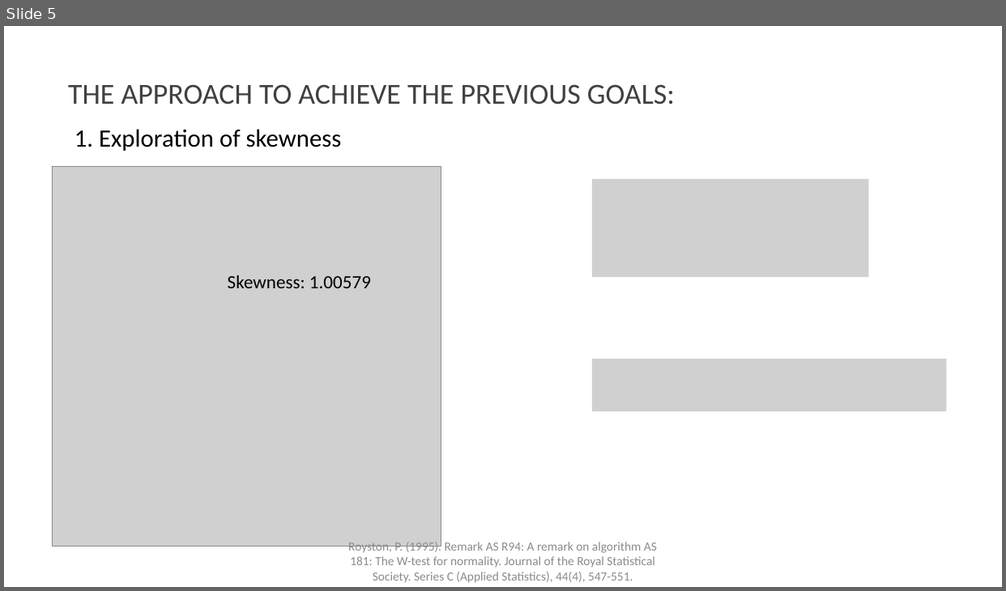
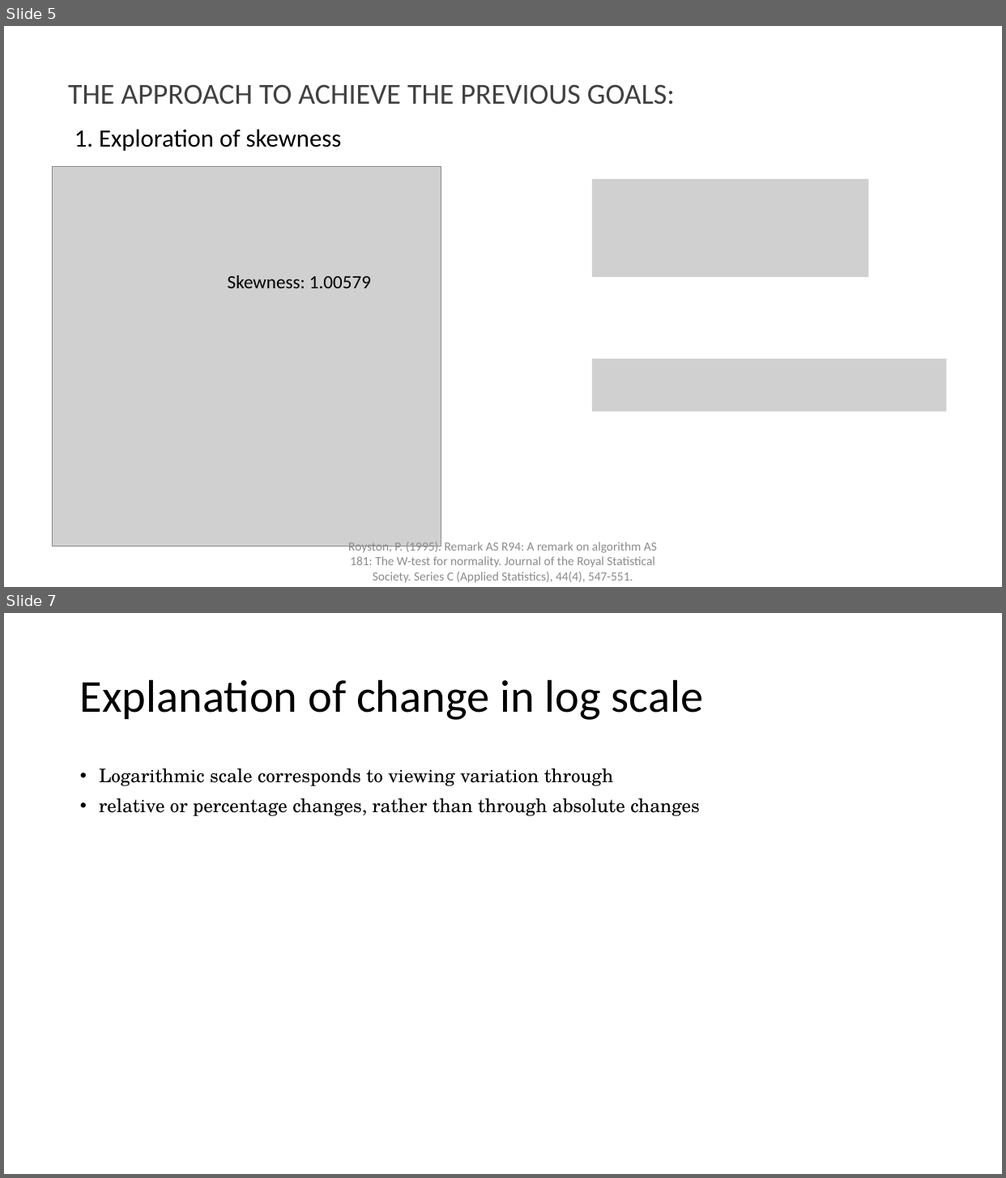
Before and after one commit to gisynw/geog-247, a slide deck: docs/Lectures/Week04/Week04_BivariateRegression_Part02.pptx. Shown one above the other, each under a label of ours: slide 5 before the commit, slides 5 and 7 after it; the slides between them are not shown. The pictures are 1006x591 and 1006x1178 pixels, drawn with LibreOffice and Linux fonts; fonts in the diff are those of the drawing; grey boxes stand for pictures. Boxes give left, top, right and bottom in pixels: in the first picture for what was removed or moved away, otherwise in the second. Text is boxed around its words. In the diff, an @@ line names an element or a change of style, - is before the commit and + after.

```diff
--- a/docs/Lectures/Week04/Week04_BivariateRegression_Part02.pptx
+++ b/docs/Lectures/Week04/Week04_BivariateRegression_Part02.pptx
@@ slide 7 added at (x1=4, y1=613, x2=1002, y2=1174), background #FFFFFF @@
@@ title added at (x1=80, y1=679, x2=704, y2=720), 44 pt, text #000000 @@
+Explanation of change in log scale
@@ text added at (x1=99, y1=769, x2=700, y2=816), 18 pt, text #000000 @@
+• Logarithmic scale corresponds to viewing variation through
+• relative or percentage changes, rather than through absolute changes
```
Also in this commit, not shown: 2 slides removed, 2 other files.
